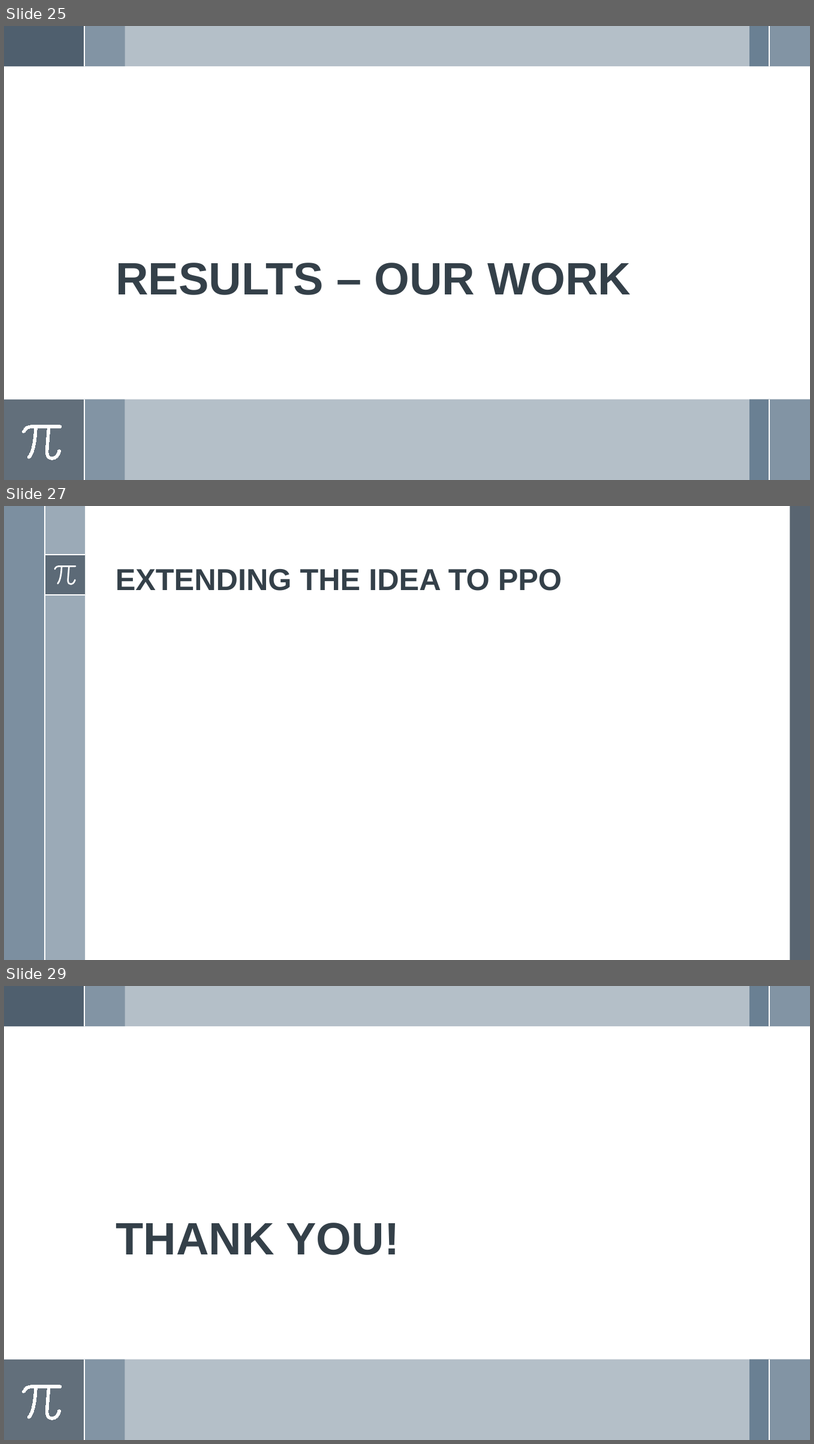
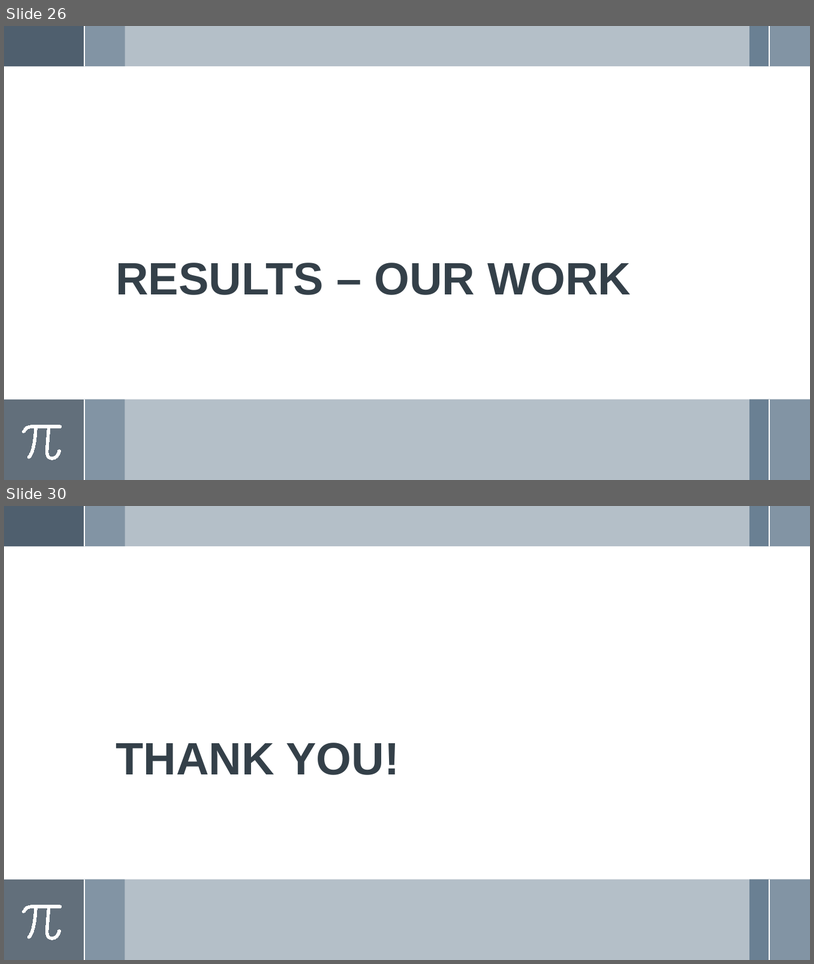
Before and after one commit to abhi-1999/course-work_projects-IISc, a slide deck: Reinforcement Learning_E1-277/Presentation.pptx. Shown one above the other, each under a label of ours: slides 25, 27 and 29 before the commit, slides 26 and 30 after it; the slides between them are not shown. The pictures are 814x1444 and 814x964 pixels, drawn with LibreOffice and Linux fonts; fonts in the diff are those of the drawing. Boxes give left, top, right and bottom in pixels: in the first picture for what was removed or moved away, otherwise in the second. Text is boxed around its words. In the diff, an @@ line names an element or a change of style, - is before the commit and + after.

```diff
--- a/Reinforcement Learning_E1-277/Presentation.pptx
+++ b/Reinforcement Learning_E1-277/Presentation.pptx
@@ slide 27 removed at (4, 506, 810, 960), background #FFFFFF @@
@@ rectangle removed at (4, 506, 45, 960) @@
@@ rectangle removed at (45, 506, 85, 960) @@
@@ line removed from (45, 506) to (45, 960) @@
@@ rectangle removed at (791, 506, 810, 960) @@
@@ rectangle removed at (45, 555, 85, 595) @@
@@ line removed from (45, 555) to (85, 555) @@
@@ freeform shape removed at (54, 565, 77, 585) @@
@@ title removed at (116, 569, 562, 591) @@
-EXTENDING THE IDEA TO PPO
@@ line removed from (45, 595) to (85, 595) @@
@@ what was slide 25 is now slide 26 @@
@@ what was slide 29 is now slide 30 @@
```
Also in this commit, not shown: 7 slides changed, 2 slides added, 4 other files.
